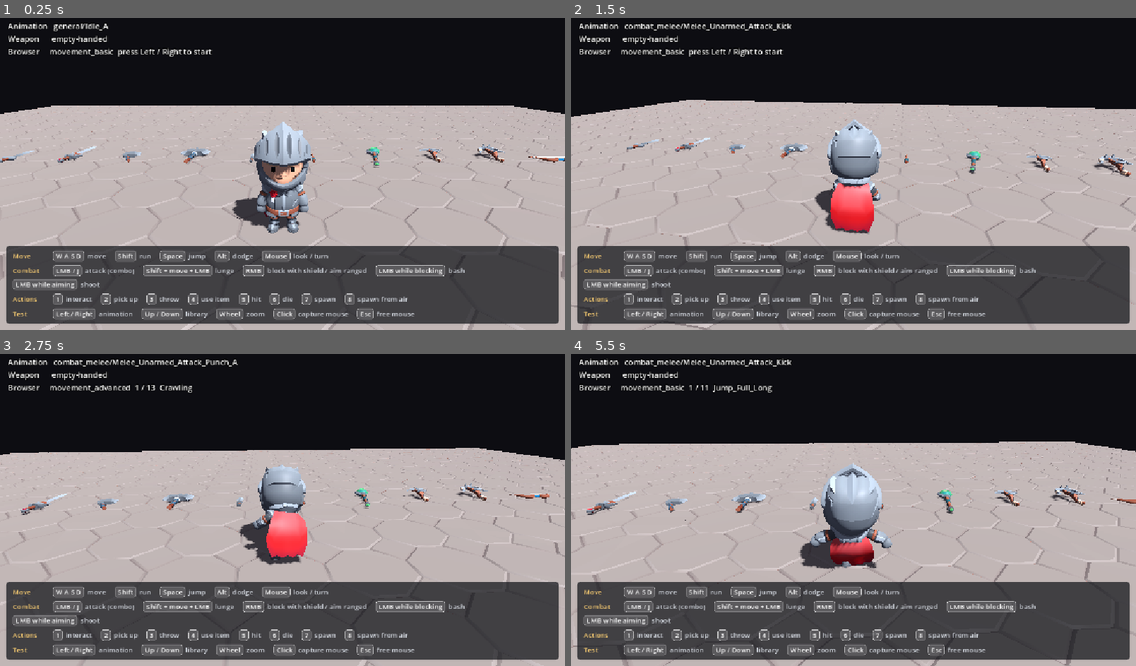
Above: before the commit, frames 1-4 (two rows, left to right).
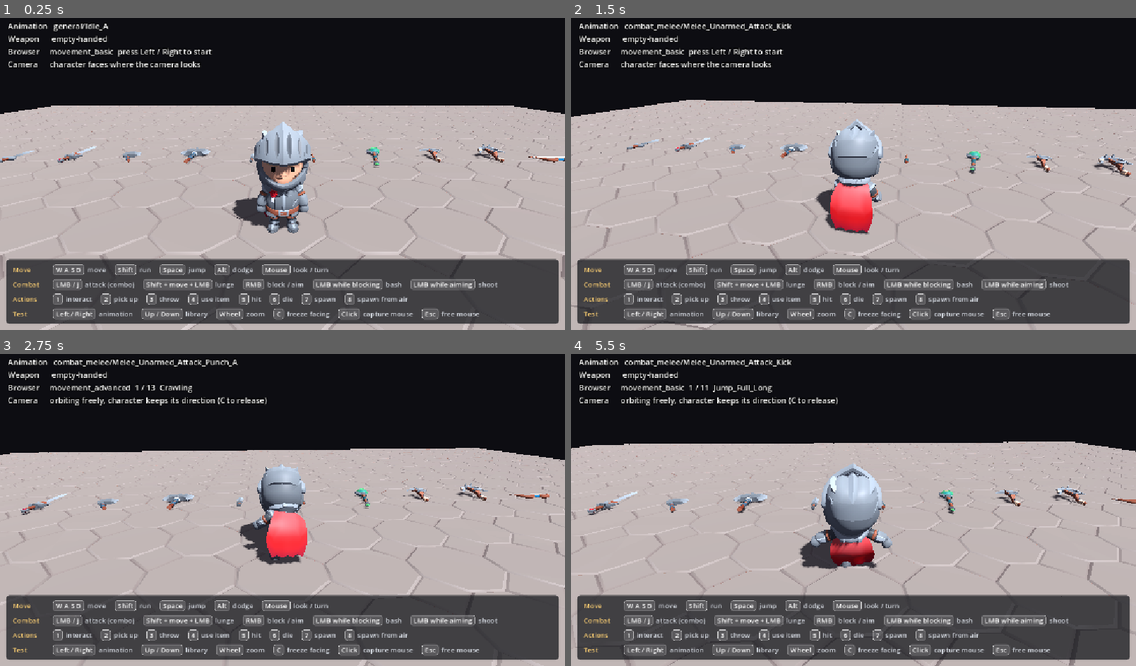
Above: after the commit, the same moments.

Repository: lijw07/roam
Game: Godot game, scene res://scenes/playground/animation_test.tscn
The game is run twice, just before and just after one commit, with the same random seed, the same clock (stepped at 60 frames per second) and the same inputs. The project has no main scene, so this scene is started directly.
Inputs (mouse positions are in pixels of both pictures, inside the frame that each line leads up to):
- Up to frame 1 (0.25 s): no input
- Up to frame 2 (1.5 s): tap Enter at 0.5 s; move the mouse to (881, 170) at 0.52 s; hold J (attack) 0.53-1.28 s; hold W (move_forward) from 0.53 s (still down); click (881, 170) at 0.67 s; tap Space (jump) at 0.77 s; tap C at 0.8, 1.35 s; move the mouse to (825, 174) at 1.27 s; click (825, 174) at 1.42 s
- Up to frame 3 (2.75 s): keep holding W (move_forward); tap Space (jump) at 1.52 s; tap J (attack) at 1.55 s; move the mouse to (293, 500) at 2.02 s; hold Up (anim_library_next) from 2.03 s (still down); click (293, 500) at 2.17 s; tap C at 2.3 s
- Up to frame 4 (5.5 s): keep holding W (move_forward); move the mouse to (847, 513) at 2.77 s; release Up (anim_library_next) at 2.78 s; tap Down (anim_library_prev) at 2.85 s; click (847, 513) at 2.92 s; tap Space (jump) at 3.02, 3.77, 4.52 s; tap J (attack) at 3.05, 4.55 s; move the mouse to (893, 510) at 3.52 s; hold Right (anim_next) 3.53-4.28 s; click (893, 510) at 3.67 s; tap C at 3.8, 5.3 s; move the mouse to (808, 503) at 4.27 s; tap Left (anim_prev) at 4.35 s; click (808, 503) at 4.42 s; move the mouse to (859, 506) at 5.02 s; hold J (attack) from 5.03 s (still down); click (859, 506) at 5.17 s

The runs differ from the first frame. In frame 1, 8.6% of the frame differs, in the area x 1-99%, y 13-97%; in frame 2, 9.0%; in frame 3, 8.9%; in frame 4, 11%, in the area x 0-100%, y 13-100%.

Commit message:
animation feature support for freezing camera to view each animation

Diff:
--- a/scripts/animation_test.gd
+++ b/scripts/animation_test.gd
@@ -11,9 +11,9 @@
 const PICK_UP_REACH := 1.6
 const CONTROL_GROUPS := [
 	["Move", [["W A S D", "move"], ["Shift", "run"], ["Space", "jump"], ["Alt", "dodge"], ["Mouse", "look / turn"]]],
-	["Combat", [["LMB / J", "attack (combo)"], ["Shift + move + LMB", "lunge"], ["RMB", "block with shield / aim ranged"], ["LMB while blocking", "bash"], ["LMB while aiming", "shoot"]]],
+	["Combat", [["LMB / J", "attack (combo)"], ["Shift + move + LMB", "lunge"], ["RMB", "block / aim"], ["LMB while blocking", "bash"], ["LMB while aiming", "shoot"]]],
 	["Actions", [["1", "interact"], ["2", "pick up"], ["3", "throw"], ["4", "use item"], ["5", "hit"], ["6", "die"], ["7", "spawn"], ["8", "spawn from air"]]],
-	["Test", [["Left / Right", "animation"], ["Up / Down", "library"], ["Wheel", "zoom"], ["Click", "capture mouse"], ["Esc", "free mouse"]]],
+	["Test", [["Left / Right", "animation"], ["Up / Down", "library"], ["Wheel", "zoom"], ["C", "freeze facing"], ["Click", "capture mouse"], ["Esc", "free mouse"]]],
 ]
 const KEY_CHIP_COLOR := Color(1, 1, 1, 0.14)
 const KEY_CHIP_BORDER := Color(1, 1, 1, 0.35)
@@ -34,6 +34,7 @@
 var _replaying: StringName = &""
 var _key_actions: Dictionary[Key, Callable] = {}
 var _resting_places: Dictionary[Node3D, Transform3D] = {}
+var _facing_frozen := false
 
 
 func _ready() -> void:
@@ -46,6 +47,7 @@
 		KEY_6: player.die,
 		KEY_7: player.spawn,
 		KEY_8: player.spawn.bind(true),
+		KEY_C: _toggle_facing_freeze,
 	}
 	for weapon: Node3D in weapons.get_children():
 		_resting_places[weapon] = weapon.transform
@@ -58,7 +60,8 @@
 
 func _process(_delta: float) -> void:
 	camera_rig.global_position = player.global_position + Vector3.UP * RIG_HEIGHT
-	player.camera_yaw = camera_rig.rotation.y
+	if not _facing_frozen:
+		player.camera_yaw = camera_rig.rotation.y
 	info.text = _hud_text()
 
 
@@ -135,6 +138,12 @@
 	return StringName("%s/%s" % [LIBRARIES[_library_index], _library_animations()[_animation_index]])
 
 
+func _toggle_facing_freeze() -> void:
+	_facing_frozen = not _facing_frozen
+	if _facing_frozen:
+		player.camera_yaw = player.model.rotation.y - PI
+
+
 func _zoom(button: MouseButton) -> void:
 	var step := 0.0
 	if button == MOUSE_BUTTON_WHEEL_UP:
@@ -160,9 +169,13 @@
 	if _animation_index >= 0:
 		var names := _library_animations()
 		selection = "%d / %d  %s" % [_animation_index + 1, names.size(), names[_animation_index]]
-	return "Animation   %s\nWeapon      %s\nBrowser     %s  %s" % [
-		player.current_animation(), _weapon_text(), LIBRARIES[_library_index], selection,
+	return "Animation   %s\nWeapon      %s\nBrowser     %s  %s\nCamera      %s" % [
+		player.current_animation(), _weapon_text(), LIBRARIES[_library_index], selection, _camera_text(),
 	]
+
+
+func _camera_text() -> String:
+	return "orbiting freely, character keeps its direction (C to release)" if _facing_frozen else "character faces where the camera looks"
 
 
 func _build_controls() -> void:
Not shown, changed: README.md
